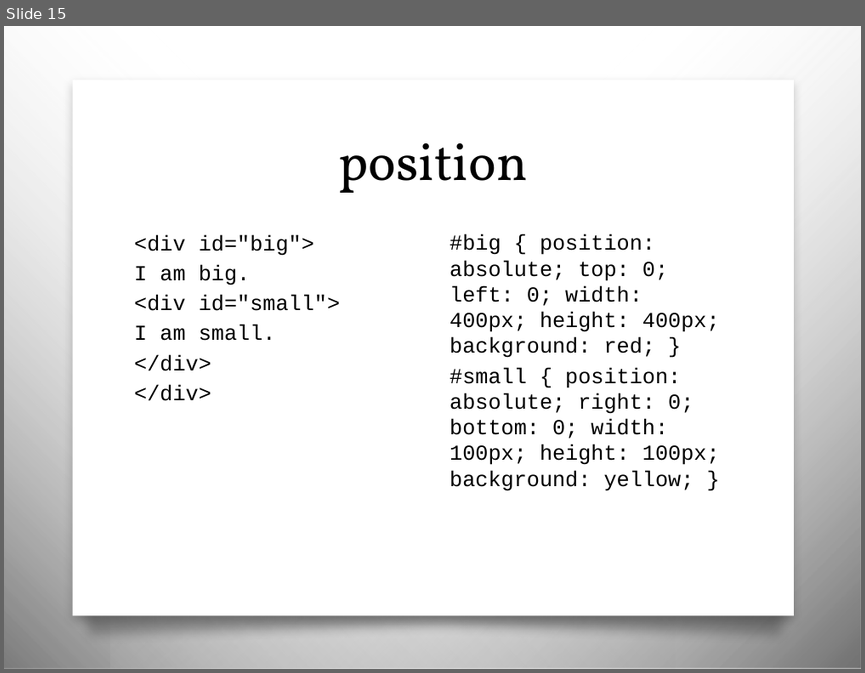
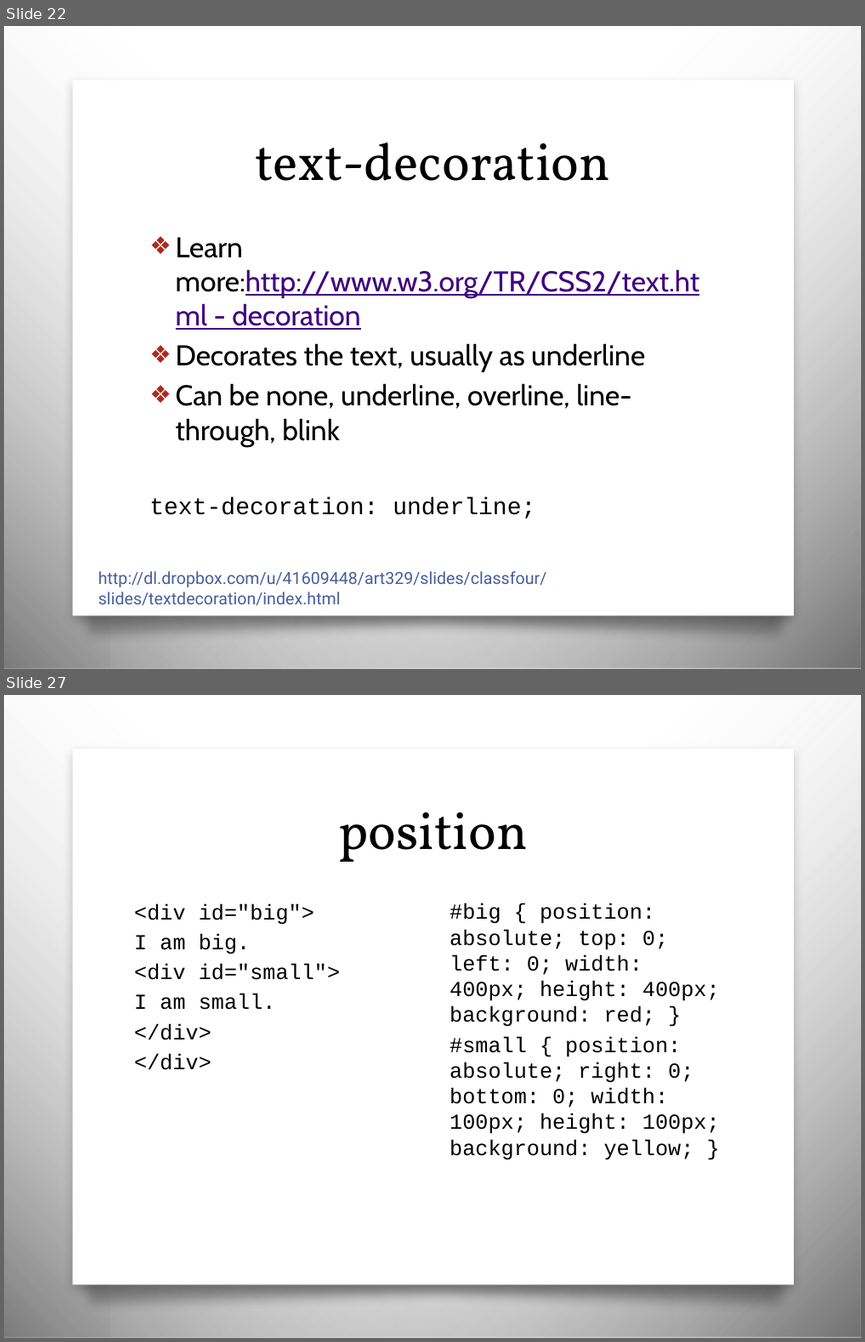
Before and after one commit to awayken/USF-ART329, a slide deck: slides/classthree/slides.pptx. Shown one above the other, each under a label of ours: slide 15 before the commit, slides 22 and 27 after it; the slides between them are not shown. The pictures are 865x673 and 865x1342 pixels, drawn with LibreOffice and Linux fonts; fonts in the diff are those of the drawing; background and template pictures are left out. Boxes give left, top, right and bottom in pixels: in the first picture for what was removed or moved away, otherwise in the second. Text is boxed around its words. In the diff, an @@ line names an element or a change of style, - is before the commit and + after.

```diff
--- a/slides/classthree/slides.pptx
+++ b/slides/classthree/slides.pptx
@@ slide 22 added at [4,26,861,669], background picture (left out); not listed: 4 template elements that a slide beside it also shows @@
@@ title added at [255,142,610,181], 44 pt, text #000000 @@
+text-decoration
@@ text added at [149,237,700,518], 24 pt, text #000000 @@
+❖ Learn more:http://www.w3.org/TR/CSS2/text.html - decoration
+❖ Decorates the text, usually as underline
+❖ Can be none, underline, overline, line-through, blink
+text-decoration: underline;
@@ text added at [98,571,547,605], 14 pt, text #465E9C @@
+http://dl.dropbox.com/u/41609448/art329/slides/classfour/slides/textdecoration/index.html
@@ what was slide 15 is now slide 27 @@
```
Also in this commit, not shown: 5 slides changed, 12 other slides added, 28 other files.
